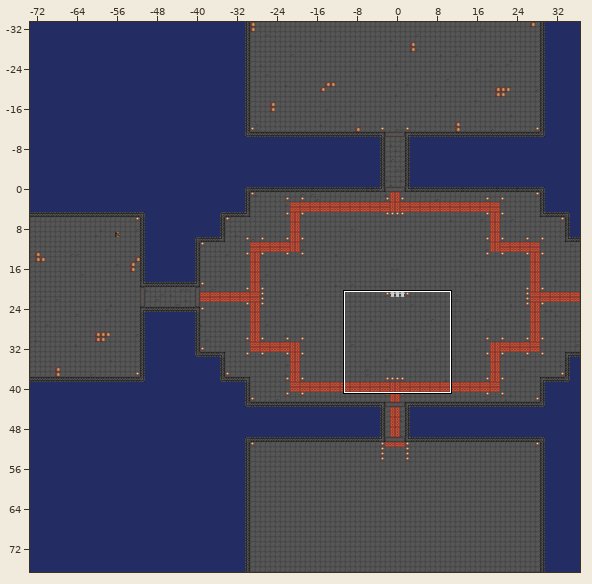
Level history. Tiled map: assets/map/dungeon.tmx. Above, an overview of the earlier version with the close-up marked.
Close-up. Before the edit:
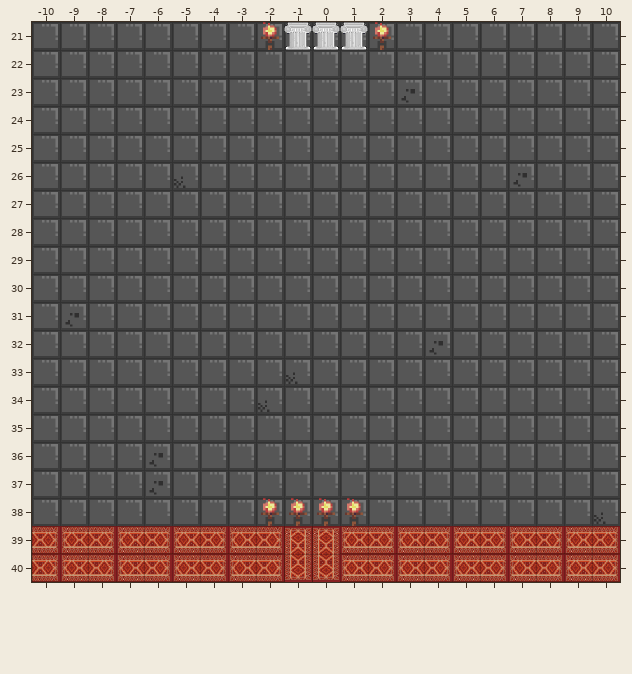
Cells are 50x50 px. Shown: x -10..10, y 21..40. The commit also changed other parts of the map, which this record leaves out.
After the commit:
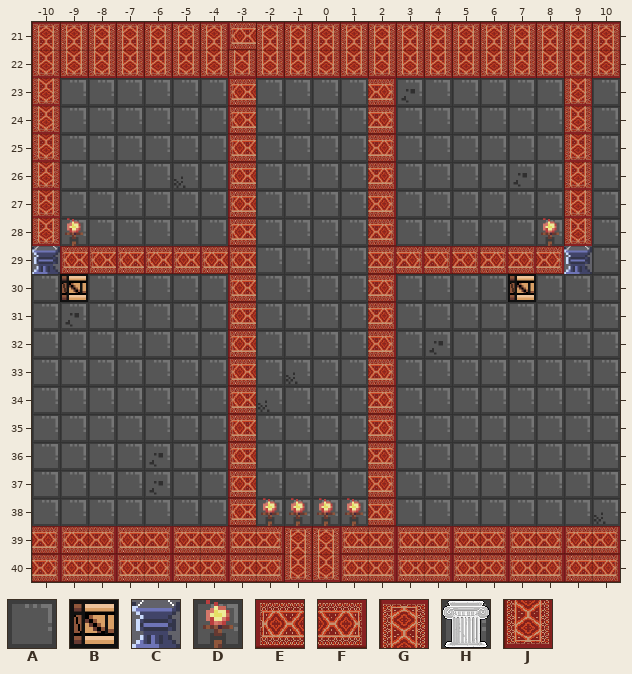
Key: from "tilemap": A 1, B 10, C 13, D 22, E 34, F 35, G 36, H 38, J 46.
_ is an empty cell.
Difference:
Layer "dungeon":
Tile B replaces tile A in row 30 at x -9 and 7.
Tile C replaces tile A in row 29 at x -10 and 9.
Tile D replaces tile A in row 28 at x -9 and 8.
Tile E replaces tile A in row 21 at x -3; in rows 23 to 28 at x -3; in row 29 at x -9 to -3; in rows 30 to 38 at x -3.
Tile F replaces tile A in rows 23 to 28 at x 2; in row 29 at x 2 to 8; in rows 30 to 38 at x 2.
Tile G replaces tile A in row 21 at x -10 to -4 and 3 to 10.
Tile G replaces tile D in row 21 at x -2 and 2.
Tile G replaces tile H in row 21 at x -1 to 1.
Tile J replaces tile A in row 22 at x -10 to 10; in rows 23 to 28 at x -10 and 9.
Pixel boxes of the changes (left, top, right, bottom) in both close-ups:
changed: (32, 22, 620, 526)
